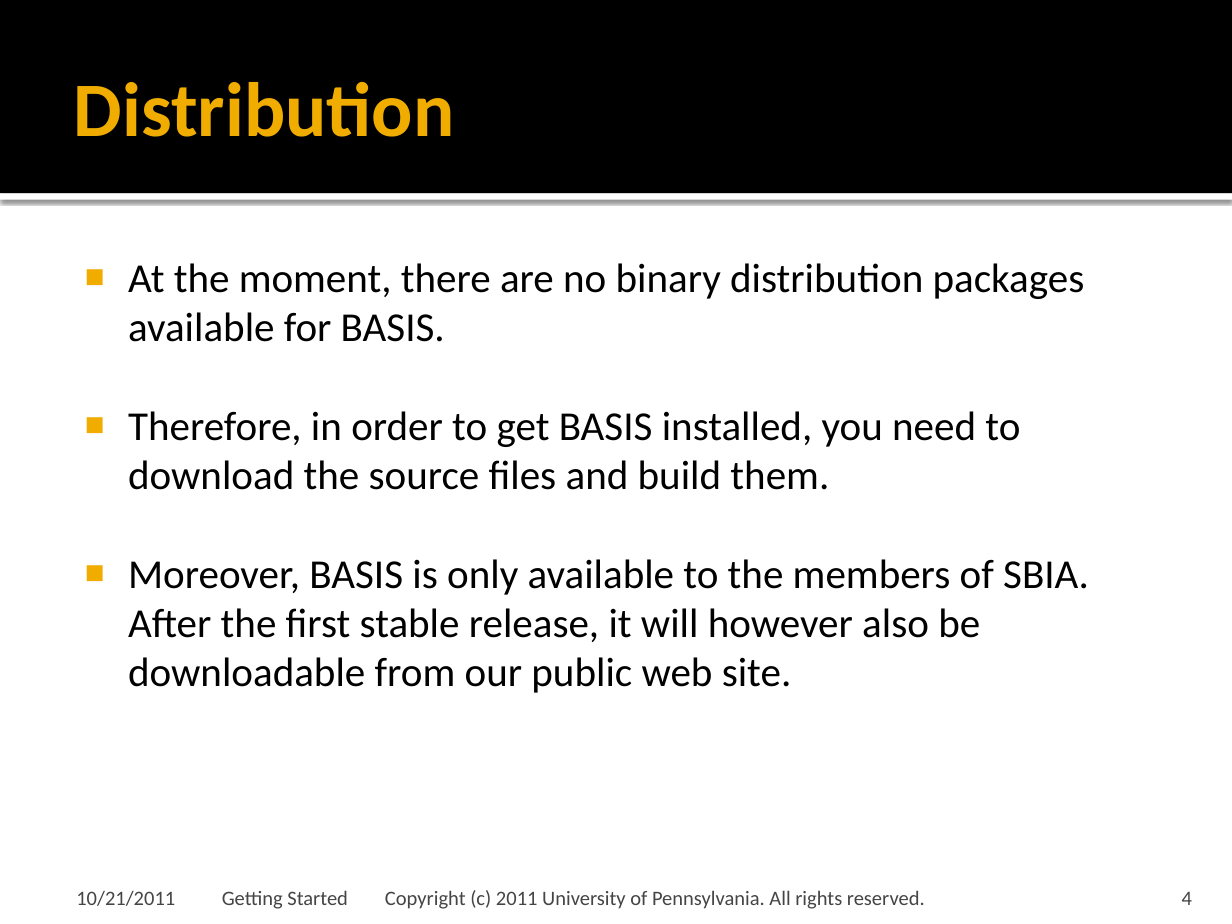
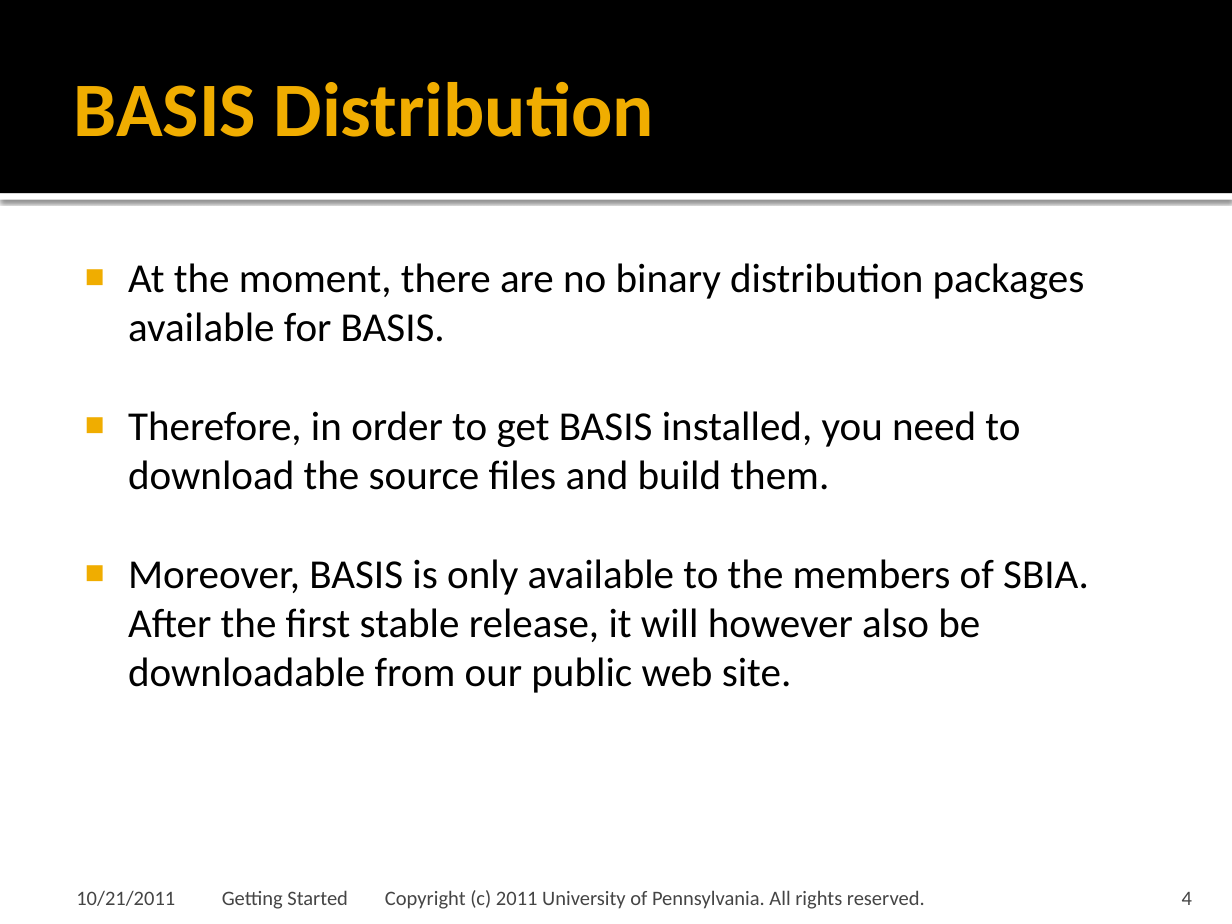
Before and after one commit to cmake-basis/legacy, a slide deck: slide 4 of doc/tutorials/02 Getting Started.pptx. Drawn at 1232x924 pixels with LibreOffice and Linux fonts; fonts in the diff are those of the drawing; background and template pictures are left out. Boxes give left, top, right and bottom in pixels: in the first picture for what was removed or moved away, otherwise in the second. Text is boxed around its words. In the diff, an @@ line names an element or a change of style, - is before the commit and + after.

```diff
--- a/doc/tutorials/02 Getting Started.pptx
+++ b/doc/tutorials/02 Getting Started.pptx
@@ title at [74, 82, 654, 137]: text changed @@
-Distribution
+BASIS Distribution
```
Also in this commit, not shown: 11 other slides changed, 10 slides added.
